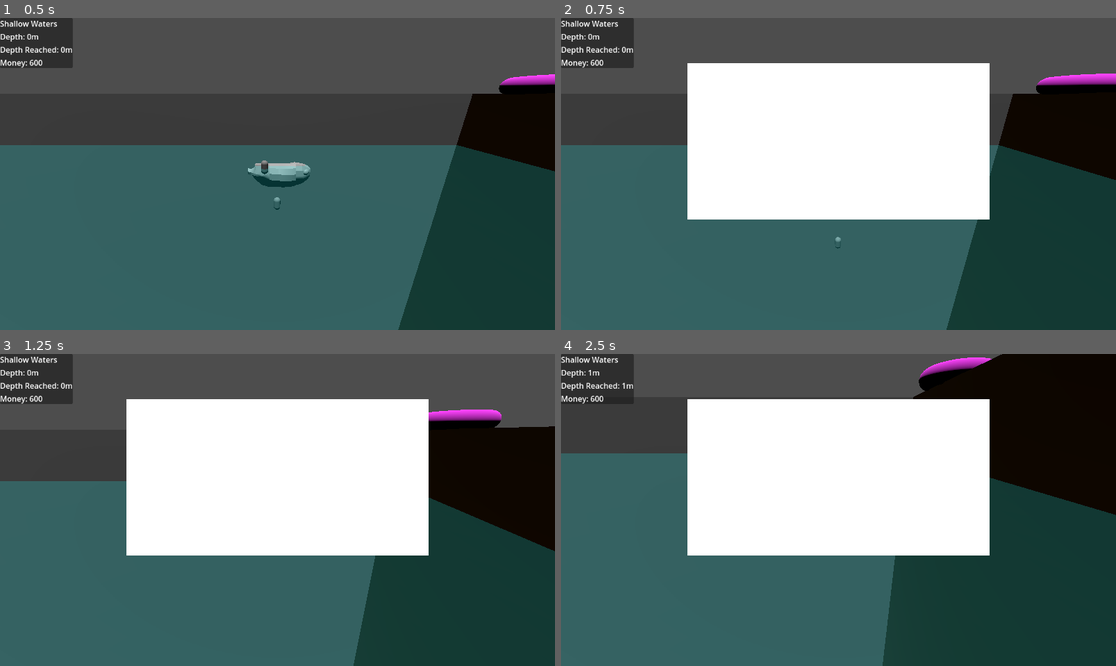
Above: before the commit, frames 1-4 (two rows, left to right).
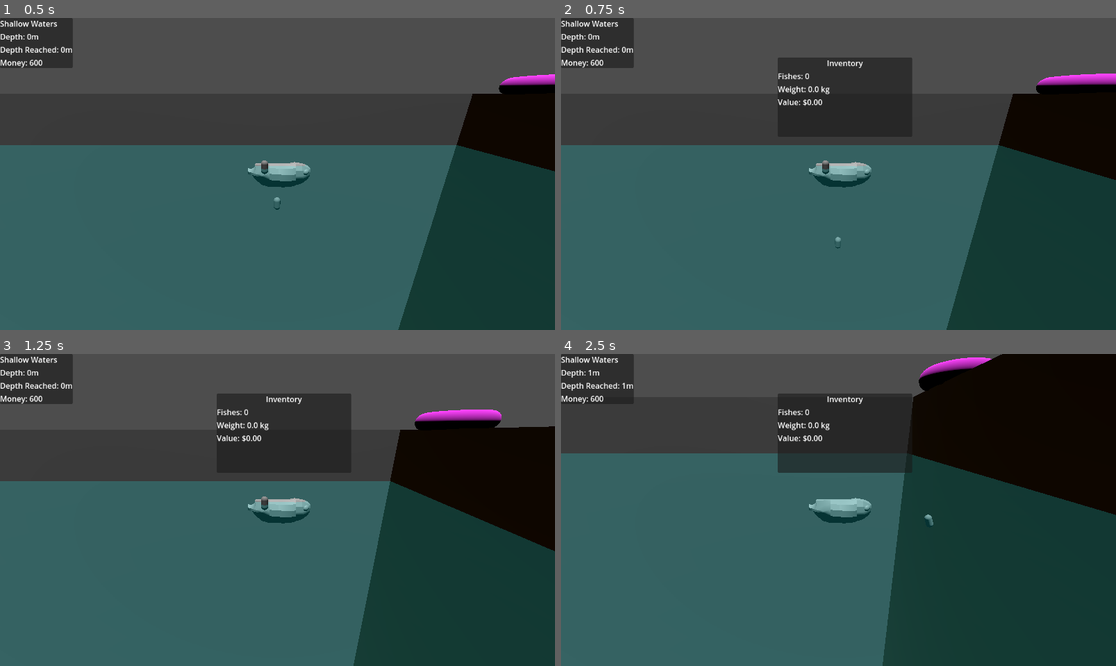
Above: after the commit, the same moments.

Repository: manusfishy/too-fishy
Game: Godot game, scene res://scenes/main_scene.tscn
The game is run twice, just before and just after one commit, with the same random seed, the same clock (stepped at 60 frames per second) and the same inputs.
Inputs (mouse positions are in pixels of both pictures, inside the frame that each line leads up to):
- Up to frame 1 (0.5 s): no input
- Up to frame 2 (0.75 s): tap Enter at 0.5 s; move the mouse to (960, 158) at 0.52 s; hold Right (move_right) from 0.53 s (still down); tap Tab (inv_toggle) at 0.6 s
- Up to frame 3 (1.25 s): keep holding Right (move_right)
- Up to frame 4 (2.5 s): move the mouse to (727, 525) at 1.27 s; release Right (move_right) at 1.28 s; hold Down (move_down) 1.28-2.03 s; tap Tab (inv_toggle) at 1.35, 2.3 s; move the mouse to (894, 441) at 2.02 s; press the mouse at (894, 441) at 2.03 s; hold Right (move_right) from 2.03 s (still down)

Frame 1 is identical in both runs. In frame 2, 28% of the frame differs, in the area x 22-78%, y 12-65%; in frame 3, 28%; in frame 4, 28%.

Commit message:
inventory looks better and works better

Diff:
--- a/scenes/inv_ui.tscn
+++ /dev/null
@@ -1,17 +0,0 @@
-[gd_scene load_steps=2 format=3 uid="uid://bip40vv31g12d"]
-
-[ext_resource type="Script" uid="uid://dalq72khoy8sk" path="res://scripts/inventory/inv_ui.gd" id="1_wefod"]
-
-[node name="InvUi" type="Control"]
-layout_mode = 3
-anchors_preset = 0
-offset_left = 263.0
-offset_top = 94.0
-offset_right = 843.0
-offset_bottom = 402.0
-script = ExtResource("1_wefod")
-
-[node name="ColorRect" type="ColorRect" parent="."]
-layout_mode = 0
-offset_right = 626.0
-offset_bottom = 325.0
--- /dev/null
+++ b/scenes/inventory/inv_ui.tscn
@@ -0,0 +1,22 @@
+[gd_scene load_steps=2 format=3 uid="uid://bip40vv31g12d"]
+
+[ext_resource type="Script" uid="uid://dalq72khoy8sk" path="res://scripts/inventory/inv_ui.gd" id="1_wefod"]
+
+[node name="inv_ui" type="PanelContainer"]
+offset_left = 279.0
+offset_top = 131.0
+offset_right = 558.0
+offset_bottom = 296.0
+script = ExtResource("1_wefod")
+
+[node name="VBoxContainer" type="VBoxContainer" parent="."]
+layout_mode = 2
+
+[node name="Label" type="Label" parent="VBoxContainer"]
+layout_mode = 2
+text = "Inventory"
+horizontal_alignment = 1
+vertical_alignment = 1
+
+[node name="GridContainer" type="GridContainer" parent="VBoxContainer"]
+layout_mode = 2
--- a/scenes/main_scene.tscn
+++ b/scenes/main_scene.tscn
@@ -7,6 +7,7 @@
 [ext_resource type="PackedScene" uid="uid://durrtmu3i450r" path="res://scenes/player.tscn" id="4_pu3yx"]
 [ext_resource type="PackedScene" uid="uid://bekjel2ayhsva" path="res://scenes/level_barrier.tscn" id="5_rt2n2"]
 [ext_resource type="Script" uid="uid://cldevqp1odjtl" path="res://scripts/hud.gd" id="7_c16ls"]
+[ext_resource type="PackedScene" uid="uid://bip40vv31g12d" path="res://scenes/inventory/inv_ui.tscn" id="9_c1pb6"]
 [ext_resource type="Script" uid="uid://cau06s0ctjwx8" path="res://scripts/upgrades.gd" id="10_6wevv"]
 
 [sub_resource type="QuadMesh" id="QuadMesh_c16ls"]
@@ -111,3 +112,10 @@
 
 [node name="GridContainer" type="GridContainer" parent="UI/Upgrades/VBoxContainer"]
 layout_mode = 2
+
+[node name="inv_ui" parent="UI" instance=ExtResource("9_c1pb6")]
+layout_mode = 0
+offset_left = 450.0
+offset_top = 82.0
+offset_right = 729.0
+offset_bottom = 247.0
--- a/scenes/player.tscn
+++ b/scenes/player.tscn
@@ -1,10 +1,9 @@
-[gd_scene load_steps=10 format=3 uid="uid://durrtmu3i450r"]
+[gd_scene load_steps=9 format=3 uid="uid://durrtmu3i450r"]
 
 [ext_resource type="Script" uid="uid://b4nuxfxo3kvlq" path="res://scripts/player.gd" id="1_3vyb7"]
 [ext_resource type="Script" uid="uid://i04cakuwfc3r" path="res://scripts/hook.gd" id="2_g2els"]
 [ext_resource type="PackedScene" uid="uid://cdvfasjj4km5l" path="res://FishSub.fbx" id="2_qhqgy"]
-[ext_resource type="Resource" uid="uid://e0lxbmss3uuj" path="res://scenes/playerInventory.tres" id="2_qlg0r"]
-[ext_resource type="PackedScene" uid="uid://bip40vv31g12d" path="res://scenes/inv_ui.tscn" id="5_tuyoq"]
+[ext_resource type="Resource" uid="uid://e0lxbmss3uuj" path="res://scenes/inventory/playerInventory.tres" id="2_qlg0r"]
 
 [sub_resource type="CapsuleShape3D" id="CapsuleShape3D_7cn6r"]
 
@@ -56,6 +55,4 @@
 
 [node name="submarine" parent="Pivot" instance=ExtResource("2_qhqgy")]
 
-[node name="InvUi" parent="." instance=ExtResource("5_tuyoq")]
-
 [connection signal="body_entered" from="hook" to="hook" method="_on_body_entered"]
--- a/scripts/inventory/inv_ui.gd
+++ b/scripts/inventory/inv_ui.gd
@@ -1,22 +1,60 @@
-extends Control
+extends PanelContainer
 
 var is_open = false
 
+enum InventoryValues {FishesCaught, TotalWeight, TotalValue}
+var inventory = {
+	InventoryValues.FishesCaught: 0,
+	InventoryValues.TotalWeight: 0,
+	InventoryValues.TotalValue: 0,
+}
+
+@onready var grid = $VBoxContainer/GridContainer
+
 func _ready():
+	update_display()
 	close()
 
-func _process(delta: float) -> void:
+func _process(delta):
+	if GameState.isDocked:
+		close()
 	if Input.is_action_just_pressed("inv_toggle"):
+		if GameState.isDocked:
+			return
 		if is_open:
 			close()
-		else :
+		else:
 			open()
+	if is_open:
+		update_display()
 
+func open():
+	visible = true
+	is_open = true
+	update_display()
 
 func close():
 	visible = false
 	is_open = false
 
-func open():
-	visible = true
-	is_open = true
+func update_inventory_value(key, value):
+	inventory[key] = value
+	update_display()
+
+func update_display():
+	# Clear existing children (except any permanent ones you might have)
+	for child in grid.get_children():
+		child.queue_free()
+
+	# Create text elements
+	var fishes_text = Label.new()
+	fishes_text.text = "Fishes: %d" % inventory[InventoryValues.FishesCaught]
+	grid.add_child(fishes_text)
+
+	var weight_text = Label.new()
+	weight_text.text = "Weight: %.1f kg" % inventory[InventoryValues.TotalWeight]
+	grid.add_child(weight_text)
+
+	var value_text = Label.new()
+	value_text.text = "Value: $%.2f" % inventory[InventoryValues.TotalValue]
+	grid.add_child(value_text)
Renamed: scenes/playerInventory.tres -> scenes/inventory/playerInventory.tres
Not shown: 1 places in scenes/main_scene.tscn that only renumber resources
